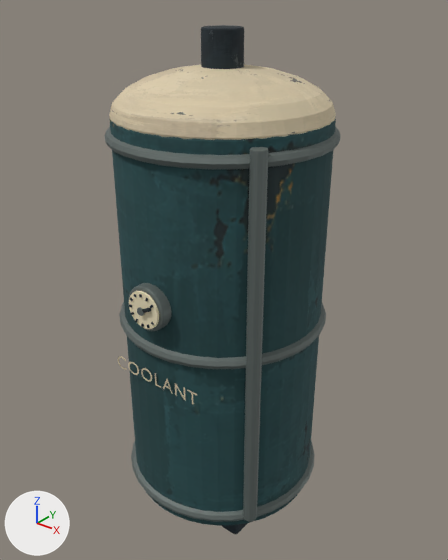
The glTF model shutdown-kit/assets/v4/models/coolant-tank.glb as it was, and as the next commit left it.
The view is the same before and after, from a 50 mm camera at (2.3, -2.86, 3.4) aimed at (0.01, 0.0, 1.62). The lights are fixed; the arrows at lower left show +X, +Y and +Z. The older version comes first. Where no turn or scale is listed for an object, it has been applied to the vertices. Vertices at exactly the same position are counted once.

The first picture shows 'coolant-tank__coolant-tank__gauge-face', 'coolant-tank__coolant-tank__hardware', 'coolant-tank__coolant-tank__ivory', 'coolant-tank__coolant-tank__petrol', 'coolant-tank__coolant-tank__steel' and 1 more.
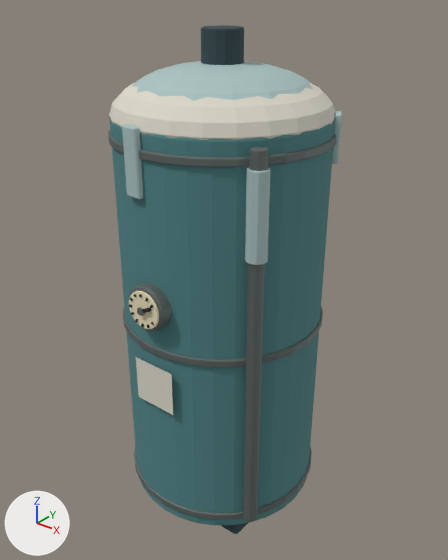
Diff of the bpy script that builds the scene:
```diff
--- a/shutdown-kit/assets/v4/models/coolant-tank.glb.py
+++ b/shutdown-kit/assets/v4/models/coolant-tank.glb.py
@@ mat_ivory @@
 mat_ivory = principled_material('ivory')
-mat_ivory.texture = img_painted_enamel_atlas
-mat_ivory.roughness = 0.88
+mat_ivory.base_color = (0.71, 0.69, 0.59)  # light grey #dbd8ca
+mat_ivory.roughness = 0.9
@@ mat_petrol @@
 mat_petrol = principled_material('petrol')
-mat_petrol.texture = img_painted_enamel_atlas
-mat_petrol.roughness = 0.88
+mat_petrol.base_color = (0.08, 0.23, 0.24)  # cyan #508486
+mat_petrol.roughness = 0.9
@@ me_torus_007 @@
-me_torus_007.from_pydata(...)  # 1104 vertices, 2196 faces; spans x -0.69..0.69, y -0.75..0.69, z -0.04..2.45
+me_torus_007.from_pydata(...)  # 912 vertices, 1800 faces; spans x -0.67..0.67, y -0.75..0.67, z -0.03..2.45
+# me_torus_007 part 1: the loose piece of 256 vertices spanning x -0.69..0.69, y -0.69..0.69, z -0.04..0.04 is rebuilt with 192 vertices and now spans x -0.67..0.67, y -0.67..0.67, z -0.03..0.03
+# me_torus_007 part 2: the loose piece of 256 vertices spanning x -0.69..0.69, y -0.69..0.69, z 1.16..1.24 is rebuilt with 192 vertices and now spans x -0.67..0.67, y -0.67..0.67, z 1.17..1.22
+# me_torus_007 part 3: the loose piece of 256 vertices spanning x -0.69..0.69, y -0.69..0.69, z 2.34..2.42 is rebuilt with 192 vertices and now spans x -0.67..0.67, y -0.67..0.67, z 2.35..2.4
 me_torus_007.materials.append(mat_hardware)
@@ me_sphere_045 @@
-me_sphere_045.from_pydata(...)  # 1004 vertices, 1988 faces; spans x -0.65..0.65, y -0.66..0.65, z -1.55..0.26
+me_sphere_045.from_pydata(...)  # 266 vertices, 528 faces; spans x -0.65..0.65, y -0.65..0.65, z -0.26..0.26
+# me_sphere_045 part 4: 7 loose pieces with 650 vertices, spanning x -0.34..0.34, y -0.66, z -1.55..-1.46, are deleted
+# me_sphere_045 part 5: 96 vertices moved from x -0.62..0.62, y -0.62..0.62, z -0.25..0.25 to x -0.61..0.61, y -0.61..0.61, z -0.25..0.25; 168 vertices removed from x -0.64..0.64, y -0.64..0.64, z -0.25..0.25; 80 vertices added at x -0.63..0.63, y -0.63..0.63, z -0.23..0.23
 me_sphere_045.materials.append(mat_ivory)
@@ me_cube_450 @@
-me_cube_450.from_pydata(...)  # 304 vertices, 596 faces; spans x -0.08..0.88, y -0.45..0.45, z -0.12..3.04
+me_cube_450.from_pydata(...)  # 144 vertices, 276 faces; spans x -0.08..0.88, y -0.45..0.45, z -0.12..3.04
+# me_cube_450 part 6: the loose piece of 56 vertices spanning x 0.73..0.88, y -0.45..0.45, z -0.12..0.12 is rebuilt with 24 vertices and now spans x 0.73..0.88, y -0.45..0.45, z -0.12..0.12
+# me_cube_450 part 7: 96 vertices removed from x 0.28..0.52, y -0.12..0.12, z 2.72..3.04
+# other edits to the shape of me_cube_450 do not show in these pictures
 me_cube_450.materials.append(mat_steel)
@@ me_decal_code_c1 @@
+me_decal_code_c1.from_pydata([(-0.15, -0.67, 1.0), (0.15, -0.67, 1.0), (0.15, -0.67, 1.3), (-0.15, -0.67, 1.3)], [], [(0, 1, 2), (0, 2, 3)])
+me_decal_code_c1.materials.append(mat_decal_ivory)  # light grey #dbd8ca
@@ ob_coolant_tank__coolant_tank__frost @@
+ob_coolant_tank__coolant_tank__frost = bpy.data.objects.new('coolant-tank__coolant-tank__frost', me_sphere_041)  # 414 vertices, 804 faces; spans x -0.671..0.621, y -0.683..0.661, z -0.73..0.2; in mat_frost (light grey #aac2c0)
+ob_coolant_tank__coolant_tank__frost.location = (0.0, 0.0, 2.78)
@@ ob_coolant_tank__coolant_tank__decal_ivory @@
+ob_coolant_tank__coolant_tank__decal_ivory = bpy.data.objects.new('coolant-tank__coolant-tank__decal-ivory', me_decal_code_c1)
+ob_coolant_tank__coolant_tank__decal_ivory.location = (0.0, 0.0, 0.0)
```

Boxes (x1, y1, x2, y2) around the edits, measured in the pictures (448 x 560 px; the box of a moved part takes in the faces that stretch with it):
'coolant-tank__coolant-tank__petrol', surface changed (lighter): (110, 120, 335, 525) in both
'coolant-tank__coolant-tank__hardware', reshaped: before (105, 126, 341, 522); after (108, 130, 337, 522)
'coolant-tank__coolant-tank__ivory', surface changed, reshaped: before (109, 64, 336, 404); after (109, 83, 335, 140)
'coolant-tank__coolant-tank__frost', added: after (122, 61, 342, 265)
'coolant-tank__coolant-tank__decal-ivory', added: after (136, 357, 173, 415)
part 1 of me_torus_007, rebuilt (9% shorter): before (131, 441, 315, 522); after (134, 446, 312, 520)
part 2 of me_torus_007, rebuilt: before (119, 302, 326, 369); after (123, 307, 323, 367)
part 3 of me_torus_007, rebuilt (11% shorter): before (105, 126, 341, 169); after (108, 130, 337, 168)
part 4 of me_sphere_045, deleted: before (118, 356, 197, 404)
part 5 of me_sphere_045, moved or reshaped: before (109, 64, 336, 140); after (109, 83, 335, 140)
part 6 of me_cube_450, rebuilt (mostly hidden): before (222, 523, 247, 534); after (221, 523, 248, 534)
part 7 of me_cube_450, deleted: before (201, 25, 244, 69)
